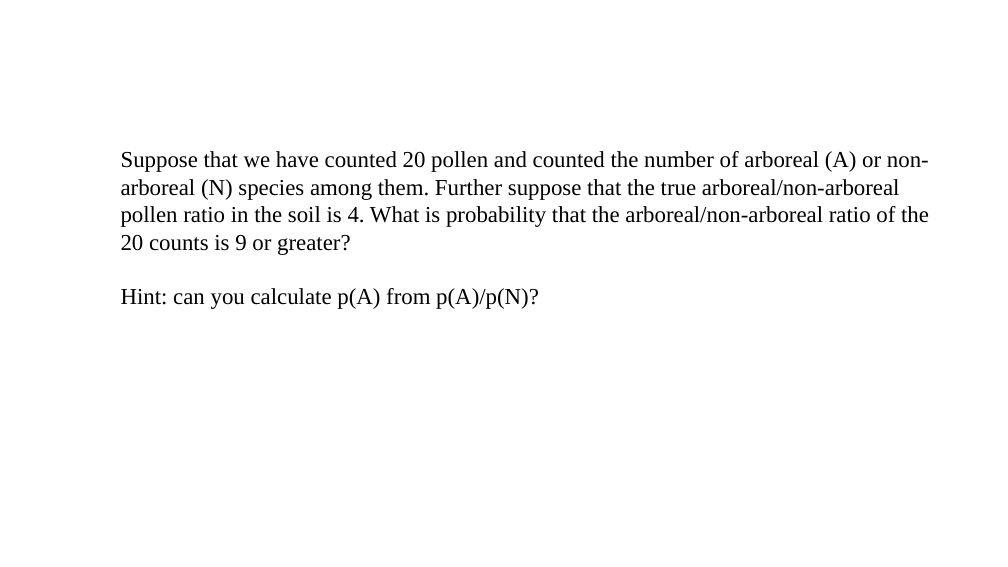
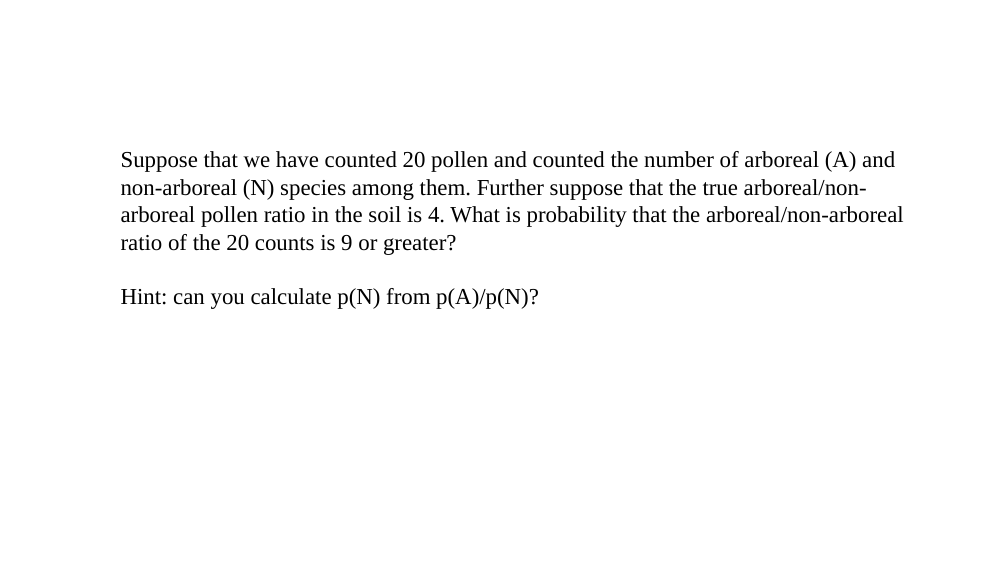
Before and after one commit to pvermees/geostats, a slide deck: slide 55 of slides/quizzes.odp. Drawn at 1008x567 pixels with LibreOffice and Linux fonts; fonts in the diff are those of the drawing. Boxes give left, top, right and bottom in pixels: in the first picture for what was removed or moved away, otherwise in the second. Text is boxed around its words. In the diff, an @@ line names an element or a change of style, - is before the commit and + after.

```diff
--- a/slides/quizzes.odp
+++ b/slides/quizzes.odp
@@ text at [121,151,904,309]: text changed @@
-Suppose that we have counted 20 pollen and counted the number of arboreal (A) or non-arboreal (N) species among them. Further suppose that the true arboreal/non-arboreal pollen ratio in the soil is 4. What is probability that the arboreal/non-arboreal ratio of the 20 counts is 9 or greater?
-Hint: can you calculate p(A) from p(A)/p(N)?
+Suppose that we have counted 20 pollen and counted the number of arboreal (A) and non-arboreal (N) species among them. Further suppose that the true arboreal/non-arboreal pollen ratio in the soil is 4. What is probability that the arboreal/non-arboreal ratio of the 20 counts is 9 or greater?
+Hint: can you calculate p(N) from p(A)/p(N)?
```
Also in this commit, not shown: 3 other slides changed, 4 other files.
